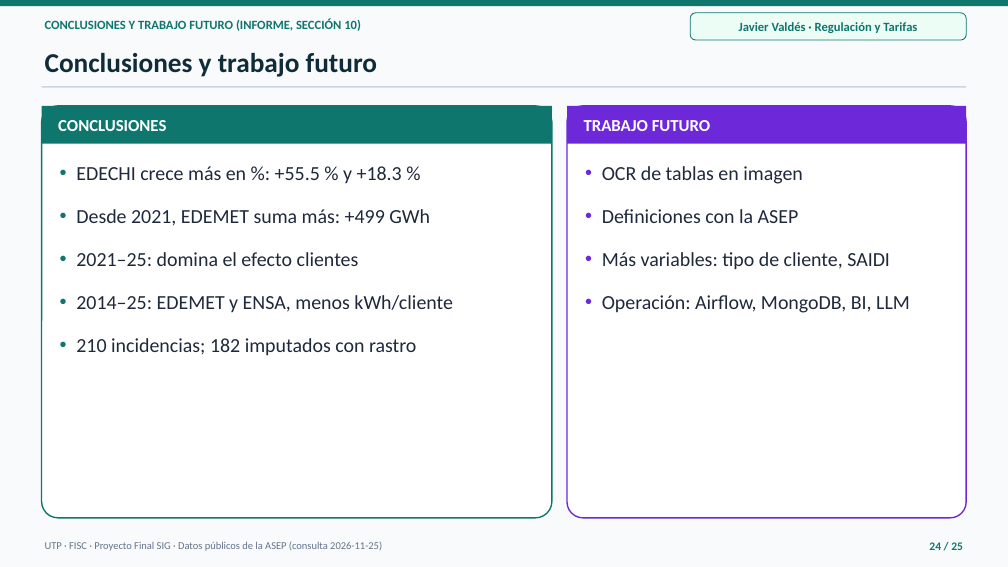
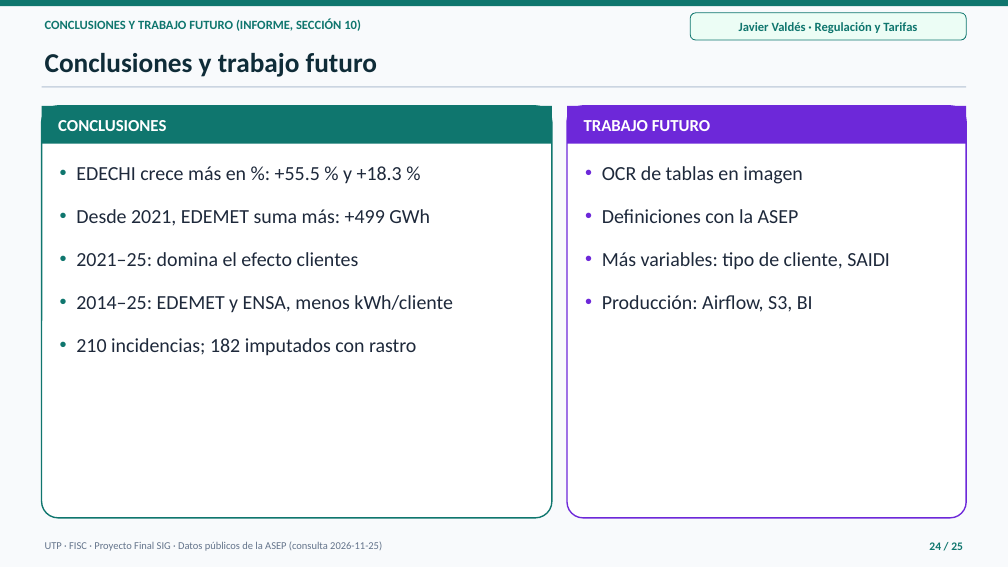
Before and after one commit to Samycaballero/sig-distribuidoras-asep, a slide deck: slide 24 of presentacion/Presentacion_SIG_Distribuidoras_ASEP.pptx. Drawn at 1008x567 pixels with LibreOffice and Linux fonts; fonts in the diff are those of the drawing. Boxes give left, top, right and bottom in pixels: in the first picture for what was removed or moved away, otherwise in the second. Text is boxed around its words. In the diff, an @@ line names an element or a change of style, - is before the commit and + after.

```diff
--- a/presentacion/Presentacion_SIG_Distribuidoras_ASEP.pptx
+++ b/presentacion/Presentacion_SIG_Distribuidoras_ASEP.pptx
@@ text at (602,295,813,312): text changed @@
-• Operación: Airflow, MongoDB, BI, LLM
+• Producción: Airflow, S3, BI
```
Also in this commit, not shown: 4 other slides changed, 40 other files.
